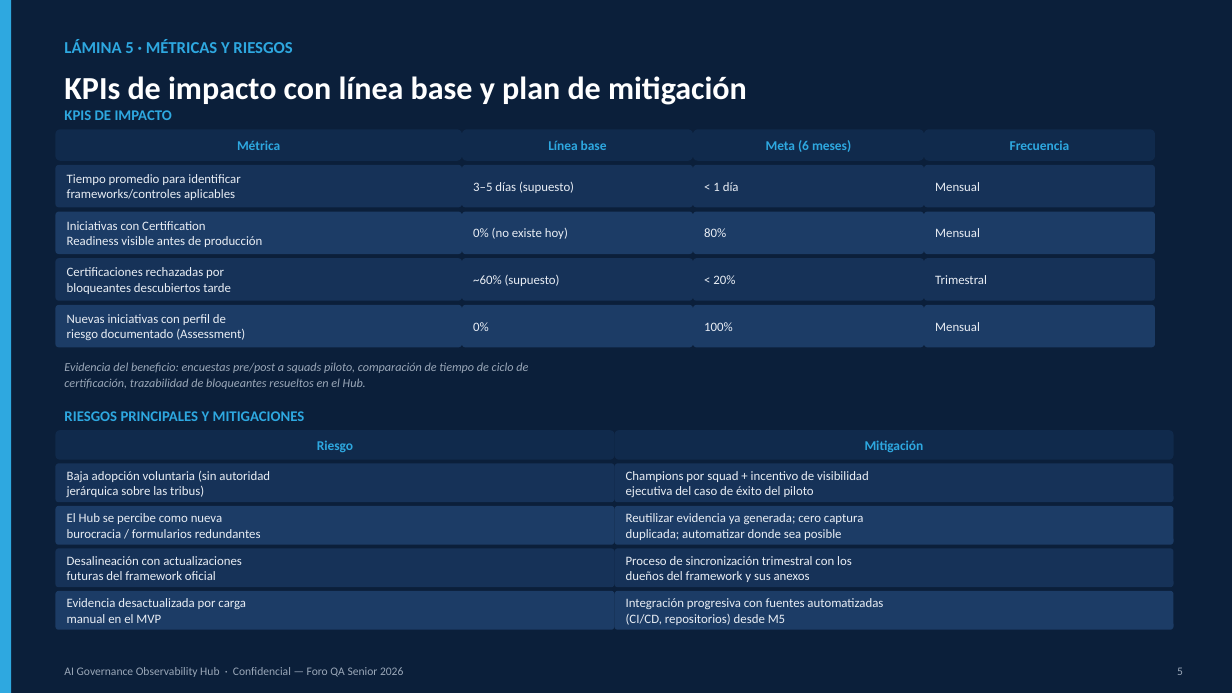
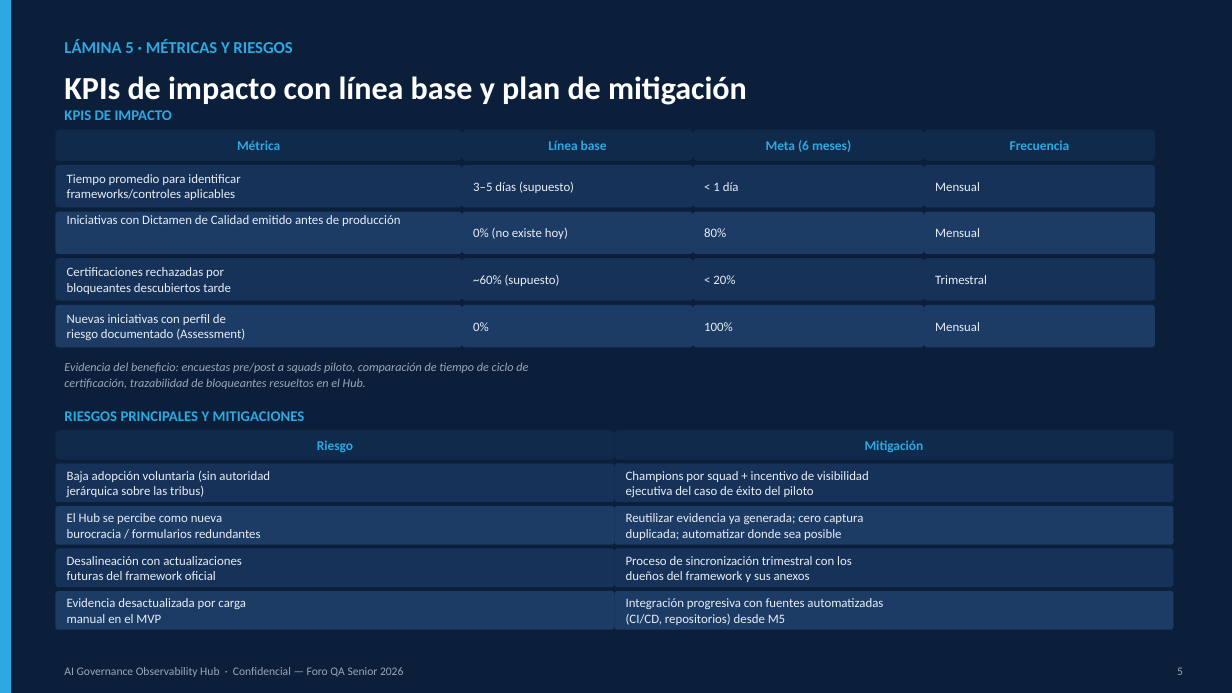
Before and after one commit to patoxav/ai-governance-observability-hub, a slide deck: slide 6 of deliverables/AI_Governance_Observability_Hub.pptx. Drawn at 1232x693 pixels with LibreOffice and Linux fonts; fonts in the diff are those of the drawing. Boxes give left, top, right and bottom in pixels: in the first picture for what was removed or moved away, otherwise in the second. Text is boxed around its words. In the diff, an @@ line names an element or a change of style, - is before the commit and + after.

```diff
--- a/deliverables/AI_Governance_Observability_Hub.pptx
+++ b/deliverables/AI_Governance_Observability_Hub.pptx
@@ text in rounded rectangle at (67,215,400,226): text changed @@
-Iniciativas con Certification
-Readiness visible antes de producción
+Iniciativas con Dictamen de Calidad emitido antes de producción
```
Also in this commit, not shown: 3 other slides changed, 8 other files.
